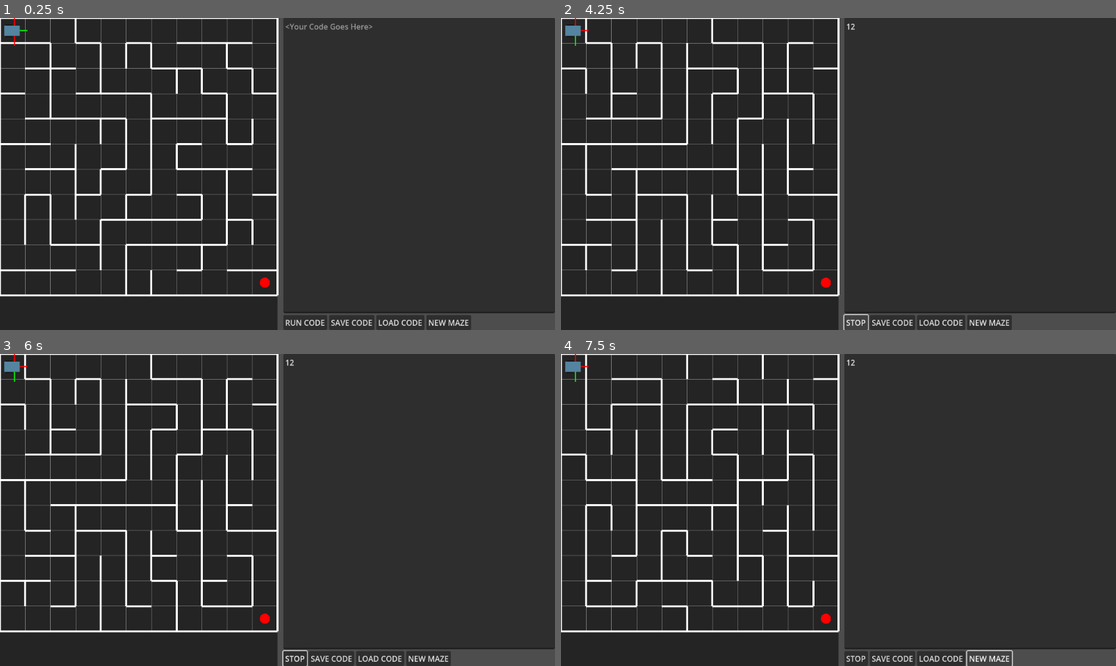
Above: before the commit, frames 1-4 (two rows, left to right).
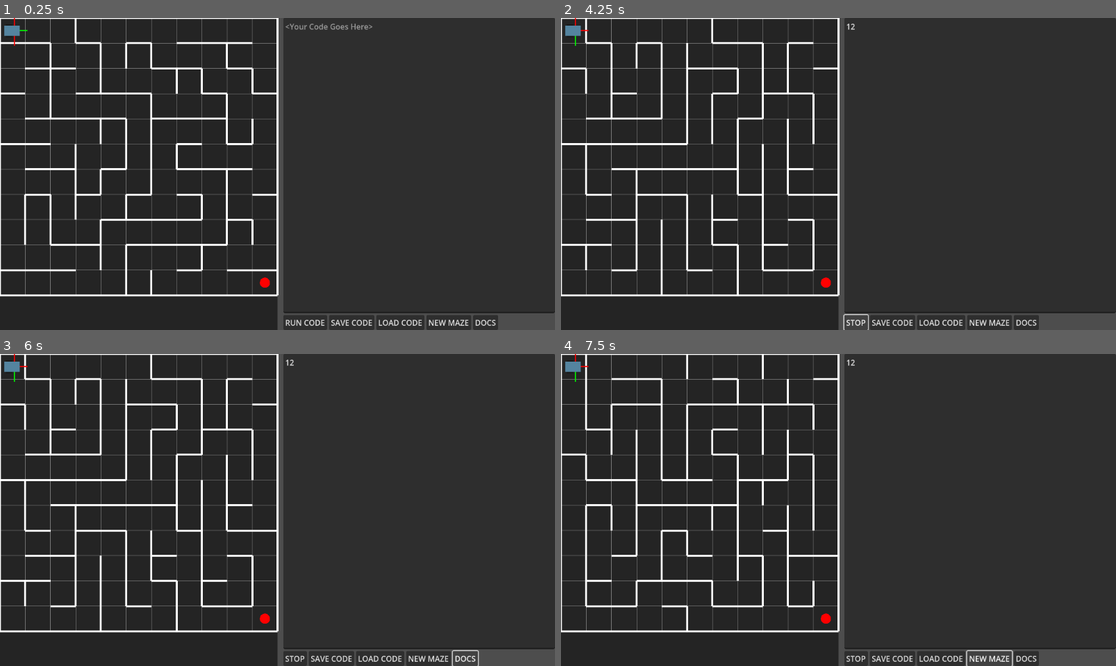
Above: after the commit, the same moments.

Repository: jamesabsolom/micromouse
Game: Godot game, scene res://scenes/main.tscn
Two runs of this game, one before a commit and one after it. Both use one fixed random seed, a clock stepped at 60 frames per second and the inputs below.
Inputs (mouse positions are in pixels of both pictures, inside the frame that each line leads up to):
- Up to frame 1 (0.25 s): no input
- Up to frame 2 (4.25 s): click (982, 164) at 0.52 s; type "12" at 0.6 s; click (1049, 323) at 1.25 s, where only the run after the commit has a clickable "DOCS"; click "NEW MAZE" at 2 s; click "NEW MAZE" at 2.75 s; click "RUN CODE" at 3.5 s
- Up to frame 3 (6 s): click "STOP" at 4.25 s; click "STOP" at 5 s; click (466, 659) at 5.75 s, where only the run after the commit has a clickable "DOCS"
- Up to frame 4 (7.5 s): click "STOP" at 6.5 s; click "NEW MAZE" at 7.25 s

The runs differ from the first frame. In frame 1, 0.2% of the frame differs, in the area x 85-90%, y 95-100%; in frame 2, 0.2%; in frame 3, 0.1%; in frame 4, 0.2%.

Commit message:
Updated TODO List

Diff:
--- a/scenes/main.tscn
+++ b/scenes/main.tscn
@@ -102,6 +102,10 @@
 layout_mode = 2
 text = "NEW MAZE"
 
+[node name="Documentation" type="Button" parent="UI/HSplitContainer/Container2/VBoxContainer/HBoxContainer"]
+layout_mode = 2
+text = "DOCS"
+
 [node name="FileDialog" type="FileDialog" parent="UI/HSplitContainer/Container2/VBoxContainer"]
 access = 2
 
--- a/scripts/globals.gd
+++ b/scripts/globals.gd
@@ -4,7 +4,7 @@
 var interpreter_debug_enabled := false
 var debug_enabled := false
 var sensor_debug := false
-var print_parse_tree = true
+var print_parse_tree = false
 
 ## MOUSE SETTINGS ##
 var move_speed := 5
Not shown, changed: readme.md
